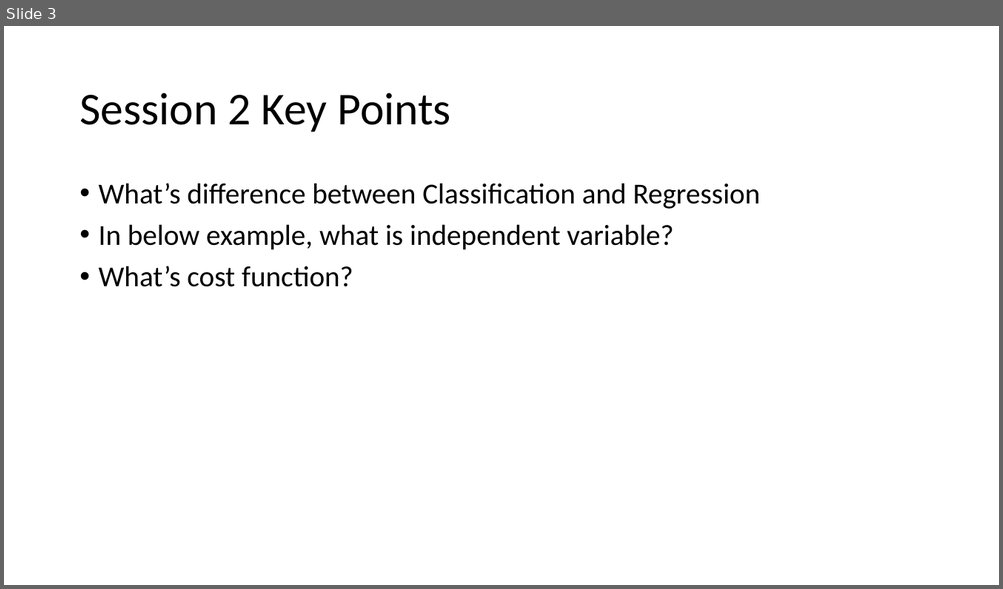
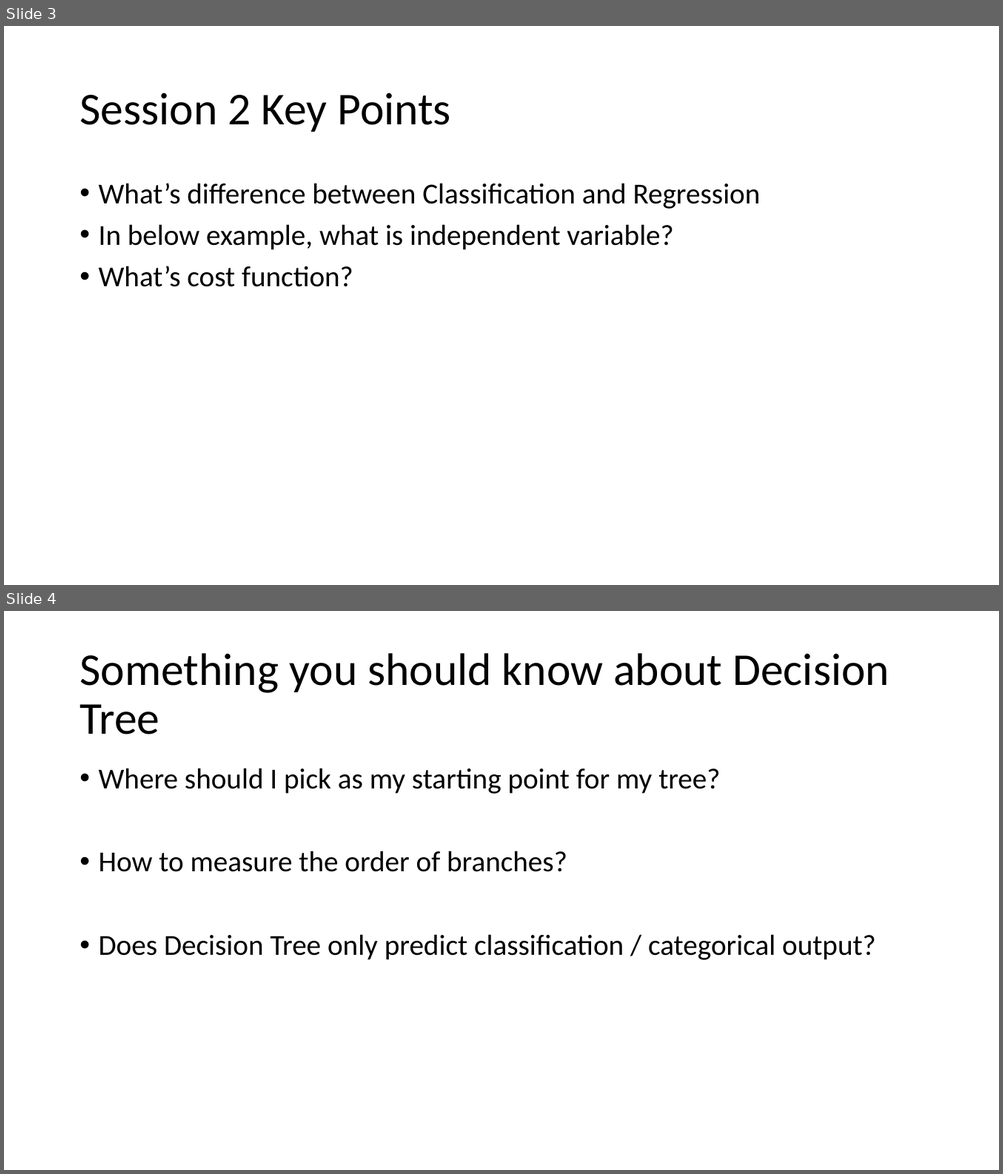
Before and after one commit to sijiali57/Machine_Learning_101, a slide deck: 3_Suervised_Learning_Decision_Tree/3_Supervised_Learning_Decision_Tree.pptx. Shown one above the other, each under a label of ours: slide 3 before the commit, slides 3 and 4 after it. The pictures are 1003x589 and 1003x1174 pixels, drawn with LibreOffice and Linux fonts; fonts in the diff are those of the drawing. Boxes give left, top, right and bottom in pixels: in the first picture for what was removed or moved away, otherwise in the second. Text is boxed around its words. In the diff, an @@ line names an element or a change of style, - is before the commit and + after.

```diff
--- a/3_Suervised_Learning_Decision_Tree/3_Supervised_Learning_Decision_Tree.pptx
+++ b/3_Suervised_Learning_Decision_Tree/3_Supervised_Learning_Decision_Tree.pptx
@@ slide 4 added at (4,611,999,1170), background #FFFFFF @@
@@ title added at (79,653,889,735), 44 pt, text #000000 @@
+Something you should know about Decision Tree
@@ text added at (99,768,876,960), 28 pt, text #000000 @@
+• Where should I pick as my starting point for my tree?
+• How to measure the order of branches?
+• Does Decision Tree only predict classification / categorical output?
```
Also in this commit, not shown: 4 other slides added, 9 other files.
